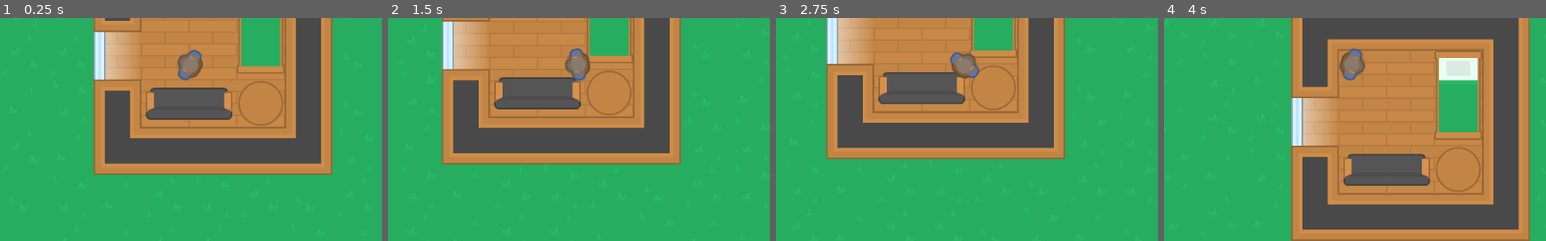
Above: before the commit, frames 1-4 (left to right).
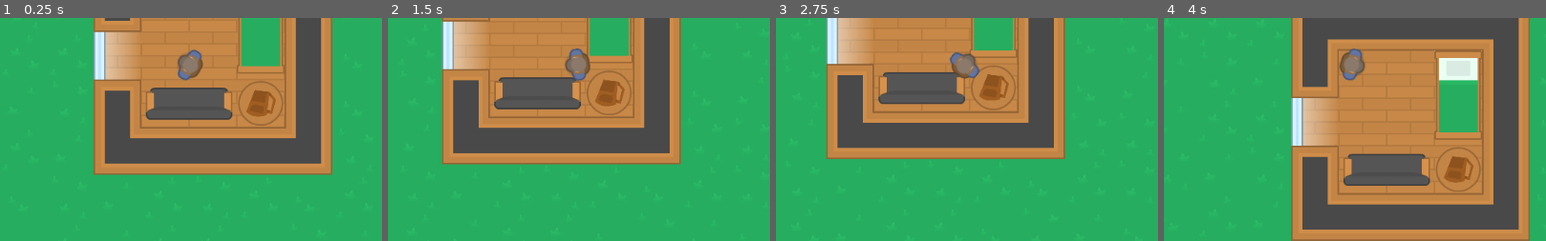
Above: after the commit, the same moments.

Repository: BrunoM24/Top-Down-Simple-Game
Game: Godot game, scene res://src/World.tscn
Two runs of this game, one before a commit and one after it. Both use one fixed random seed, a clock stepped at 60 frames per second and the inputs below.
Inputs (mouse positions are % of the whole screen's width and height, from its top left):
- Up to frame 1 (0.25 s): no input
- Up to frame 2 (1.5 s): tap Enter at 0.5 s; move the mouse to (72, 45) at 0.52 s; hold D (move_right) 0.53-1.28 s; hold E (interact) 0.53-1.28 s; tap Space at 1.25 s; move the mouse to (30, 55) at 1.27 s; hold S (move_down) from 1.28 s (still down); click (30, 55) at 1.35 s
- Up to frame 3 (2.75 s): tap Enter at 2 s; move the mouse to (60, 28) at 2.02 s; release S (move_down) at 2.03 s; hold D (move_right) from 2.03 s (still down); hold E (interact) from 2.03 s (still down)
- Up to frame 4 (4 s): move the mouse to (45, 70) at 2.77 s; release D (move_right) at 2.78 s; release E (interact) at 2.78 s; hold W (move_up) 2.78-3.53 s; click (45, 70) at 2.85 s; move the mouse to (80, 65) at 3.52 s; hold A (move_left) from 3.53 s (still down); hold E (interact) from 3.53 s (still down)
The pictures show only the part of the screen within x 25-75%, y 40-90%; the shares and areas given below are measured in that part.

The runs differ from the first frame. In frame 1, 0.6% of the frame differs, in the area x 64-73%, y 32-45%; in frame 2, 0.6%, in the area x 54-62%, y 27-40%; in frame 3, 0.6%; in frame 4, 0.6%.
Error after the commit: Invalid set index 'pickable' (on base: 'Node2D') with value of type 'bool'. (res://src/player/Player.gd:81)

Commit message:
WorldScene - Added an Backpack Item inside the house

Diff:
--- a/src/World.tscn
+++ b/src/World.tscn
@@ -6,6 +6,7 @@
 [ext_resource path="res://src/items/guns/Shotgun.tscn" type="PackedScene" id=4]
 [ext_resource path="res://src/items/guns/SMG.tscn" type="PackedScene" id=5]
 [ext_resource path="res://src/zombie/Zombie.tscn" type="PackedScene" id=6]
+[ext_resource path="res://src/items/Backpack.tscn" type="PackedScene" id=7]
 
 [node name="World" type="Node2D"]
 
@@ -88,3 +89,6 @@
 
 [node name="Zombie18" parent="Enemies" instance=ExtResource( 6 )]
 position = Vector2( -476.982, 174.763 )
+
+[node name="Backpack" parent="." instance=ExtResource( 7 )]
+position = Vector2( 608.5, 352 )
Not shown: 1 places in src/World.tscn that only renumber resources
